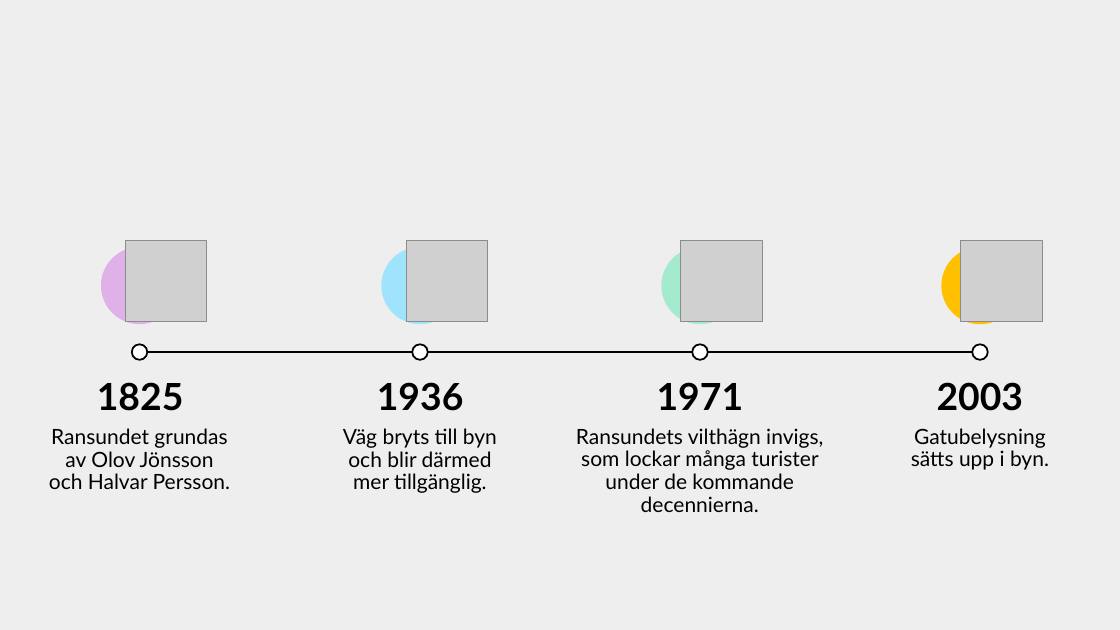
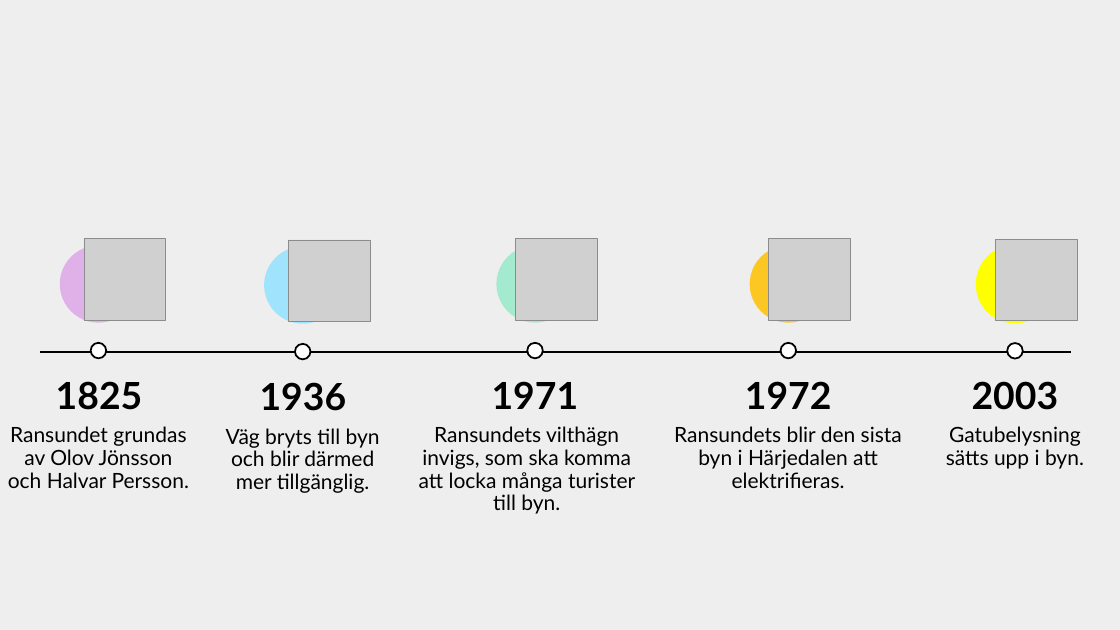
Before and after one commit to cjbackman/ransundet.nu, a slide deck: slide 1 of assets/tidslinje.pptx. Drawn at 1120x630 pixels with LibreOffice and Linux fonts; fonts in the diff are those of the drawing; grey boxes stand for pictures. Boxes give left, top, right and bottom in pixels: in the first picture for what was removed or moved away, otherwise in the second. Text is boxed around its words. In the diff, an @@ line names an element or a change of style, - is before the commit and + after.

```diff
--- a/assets/tidslinje.pptx
+++ b/assets/tidslinje.pptx
@@ picture added at [769, 239, 850, 320] @@
@@ 1 picture, 1 text, 1 ellipse: place and size @@
-1 picture, 1 text, 1 ellipse at [343, 240, 497, 493]
+1 picture, 1 text, 1 ellipse at [226, 240, 380, 493]
@@ 2 ellipses, 1 picture, 1 text: place and size @@
-2 ellipses, 1 picture, 1 text at [657, 240, 762, 410]
+2 ellipses, 1 picture, 1 text at [492, 239, 597, 409]
@@ ellipse added at [750, 245, 828, 323], fill #FFC000 at 85% opacity @@
@@ 2 texts, 2 ellipses, 1 picture: place and size @@
-2 texts, 2 ellipses, 1 picture at [911, 240, 1049, 470]
+2 texts, 2 ellipses, 1 picture at [946, 239, 1084, 469]
@@ ellipse at [976, 245, 1054, 323]: fill #FFC000 to #FFFF00; outline none to #FFFF00 1 pt @@
@@ line moved from (988, 352) - (132, 352) to (1071, 352) - (40, 352) @@
@@ 2 texts, 2 ellipses, 1 picture: place and size @@
-2 texts, 2 ellipses, 1 picture at [49, 240, 230, 489]
+2 texts, 2 ellipses, 1 picture at [8, 239, 189, 488]
@@ ellipse: place and size @@
-ellipse at [413, 344, 428, 360]
+ellipse at [295, 344, 310, 359]
@@ ellipse added at [781, 343, 796, 358], fill #FFFFFF, outline #000000 1.5 pt @@
@@ text "1936": place and size @@
-text "1936" at [377, 382, 464, 411]
+text "1936" at [260, 382, 347, 411]
@@ text added at [745, 381, 832, 409], 32 pt, text #000000, bold @@
+1972
@@ text at [419, 426, 635, 514]: text changed @@
-Ransundets vilthägn invigs, som lockar många turister under de kommande decennierna.
+Ransundets vilthägn invigs, som ska komma att locka många turister till byn.
@@ text added at [674, 426, 902, 488], 18 pt, text #000000 @@
+Ransundets blir den sista byn i Härjedalen att elektrifieras.
```
Also in this commit, not shown: 1 other file.
